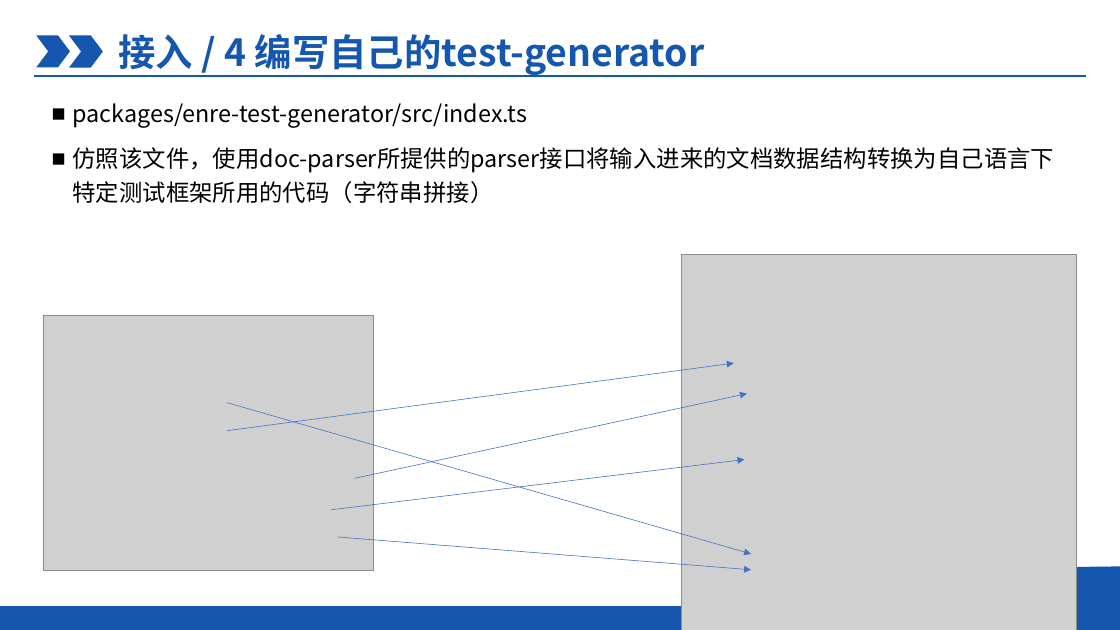
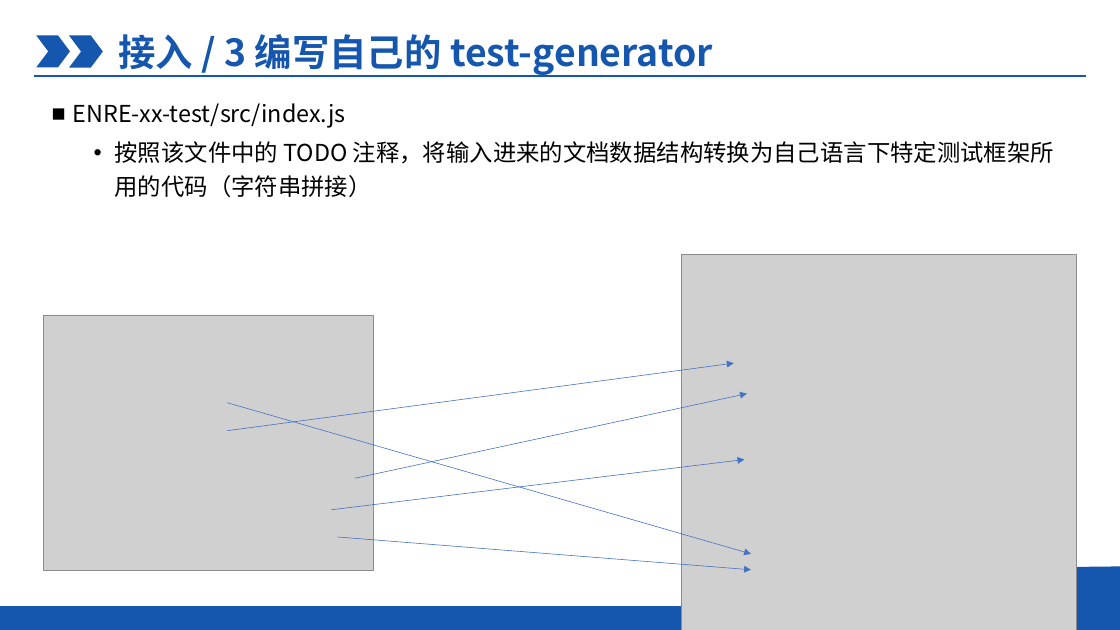
Before and after one commit to xjtu-enre/ENRE-workflow, a slide deck: slide 9 of DocTestGuide_CHS.pptx (slide 10 before the commit). Drawn at 1120x630 pixels with LibreOffice and Linux fonts; fonts in the diff are those of the drawing; grey boxes stand for pictures; background and template pictures are left out. Boxes give left, top, right and bottom in pixels: in the first picture for what was removed or moved away, otherwise in the second. Text is boxed around its words. In the diff, an @@ line names an element or a change of style, - is before the commit and + after.

Commit message:
feat: update slides to sync with new test infra

```diff
--- a/DocTestGuide_CHS.pptx
+++ b/DocTestGuide_CHS.pptx
@@ text at (x1=118, y1=34, x2=713, y2=76): text changed @@
-接入 / 4 编写自己的test-generator
+接入 / 3 编写自己的 test-generator
@@ text at (x1=73, y1=103, x2=1054, y2=197): text changed @@
-■ packages/enre-test-generator/src/index.ts
-■ 仿照该文件，使用doc-parser所提供的parser接口将输入进来的文档数据结构转换为自己语言下特定测试框架所用的代码（字符串拼接）
+■ ENRE-xx-test/src/index.js
+  • 按照该文件中的 TODO 注释，将输入进来的文档数据结构转换为自己语言下特定测试框架所用的代码（字符串拼接）
```
Also in this commit, not shown: 8 other slides changed, 1 slide added, 2 slides removed.
